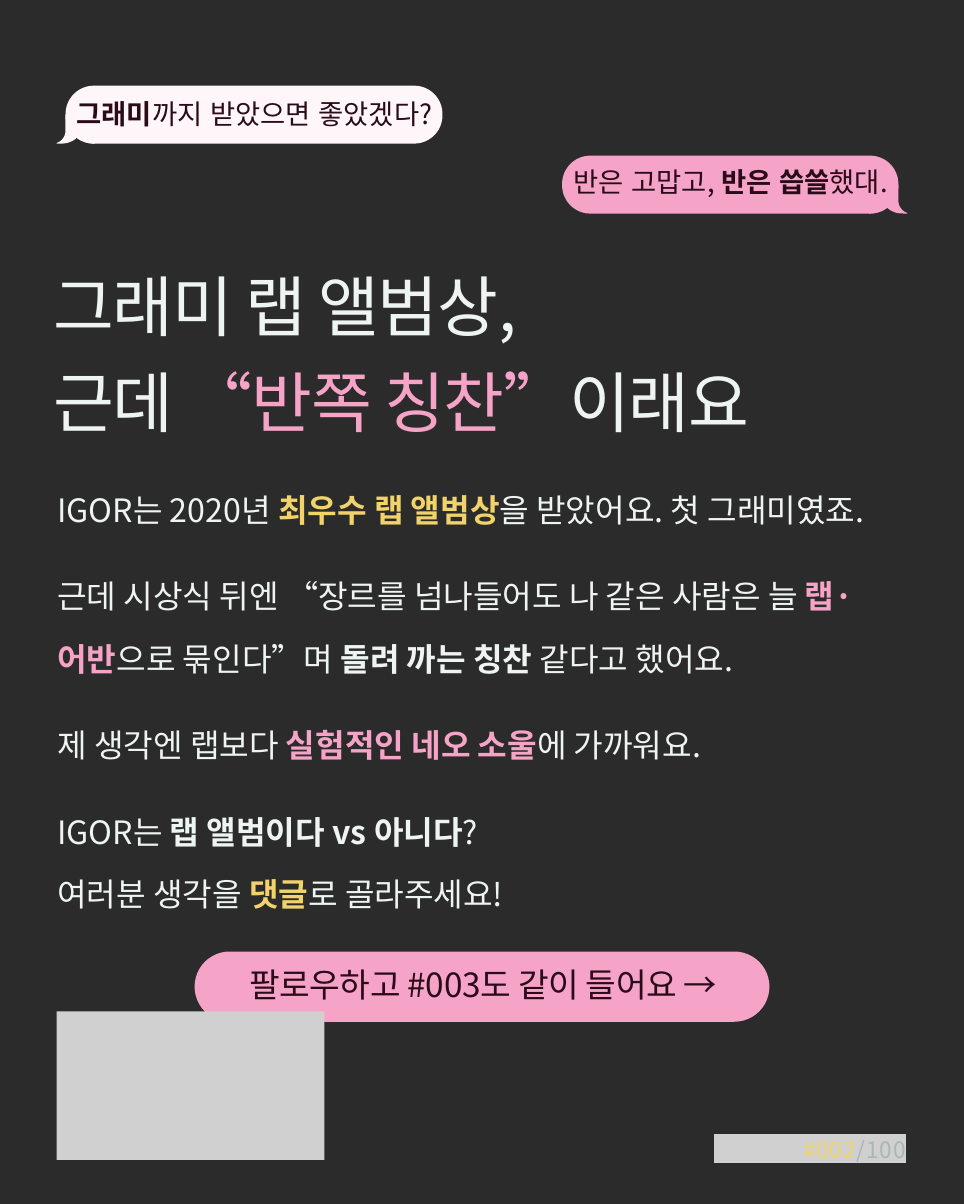
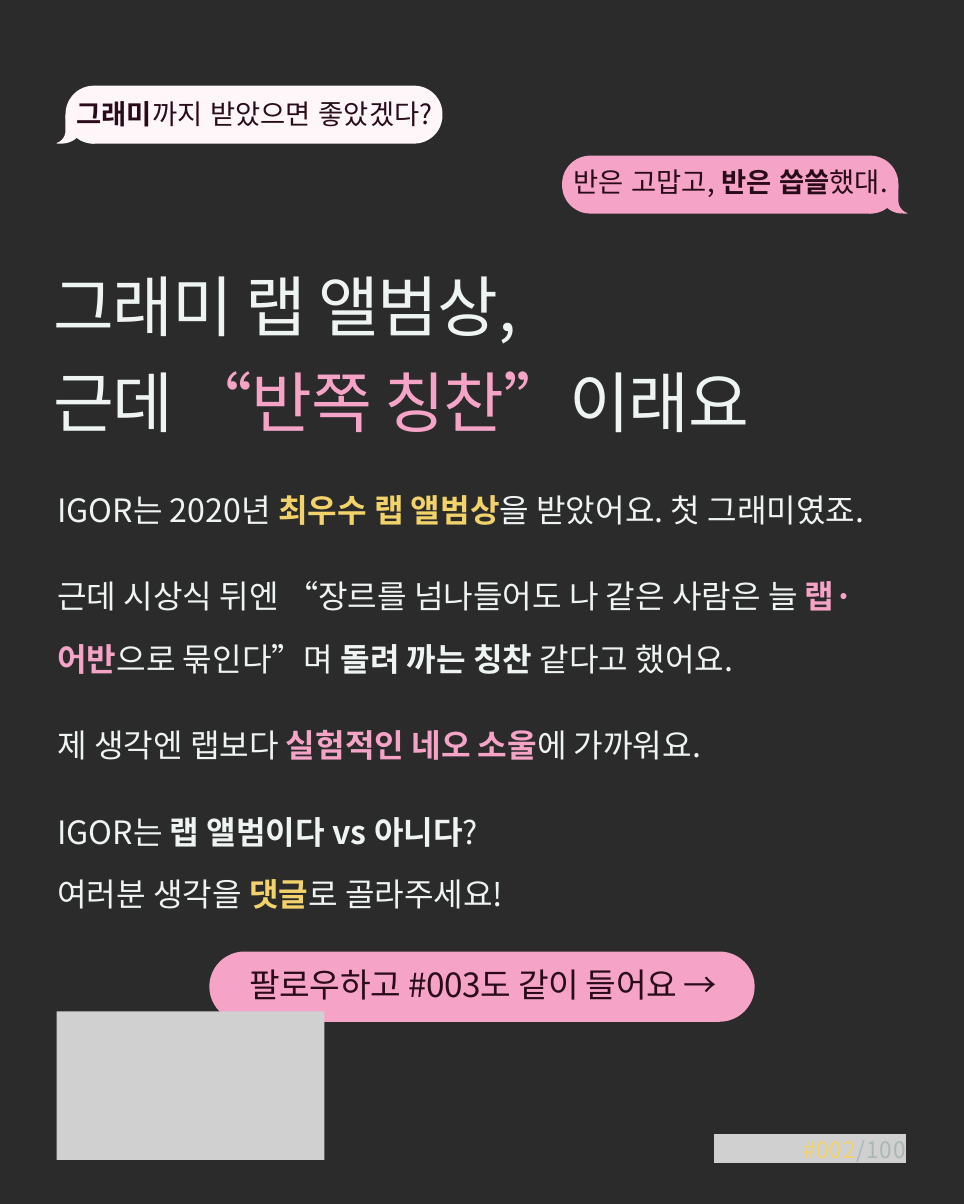
Before and after one commit to yeezyismygoat-pixel/ClaudeRep, a slide deck: slide 8 of IGOR_명반002_초안.pptx. Drawn at 964x1204 pixels with LibreOffice and Linux fonts; fonts in the diff are those of the drawing; grey boxes stand for pictures; background and template pictures are left out; a plain dark background stands for a picture behind light text. Boxes give left, top, right and bottom in pixels: in the first picture for what was removed or moved away, otherwise in the second. Text is boxed around its words. In the diff, an @@ line names an element or a change of style, - is before the commit and + after.

```diff
--- a/IGOR_명반002_초안.pptx
+++ b/IGOR_명반002_초안.pptx
@@ rounded rectangle "팔로우하고 #003도 같이 들어요 →": place and size @@
-rounded rectangle "팔로우하고 #003도 같이 들어요 →" at box(195, 952, 769, 1022)
+rounded rectangle "팔로우하고 #003도 같이 들어요 →" at box(209, 952, 754, 1022)
```
Also in this commit, not shown: 3 other slides changed, 17 other files.
